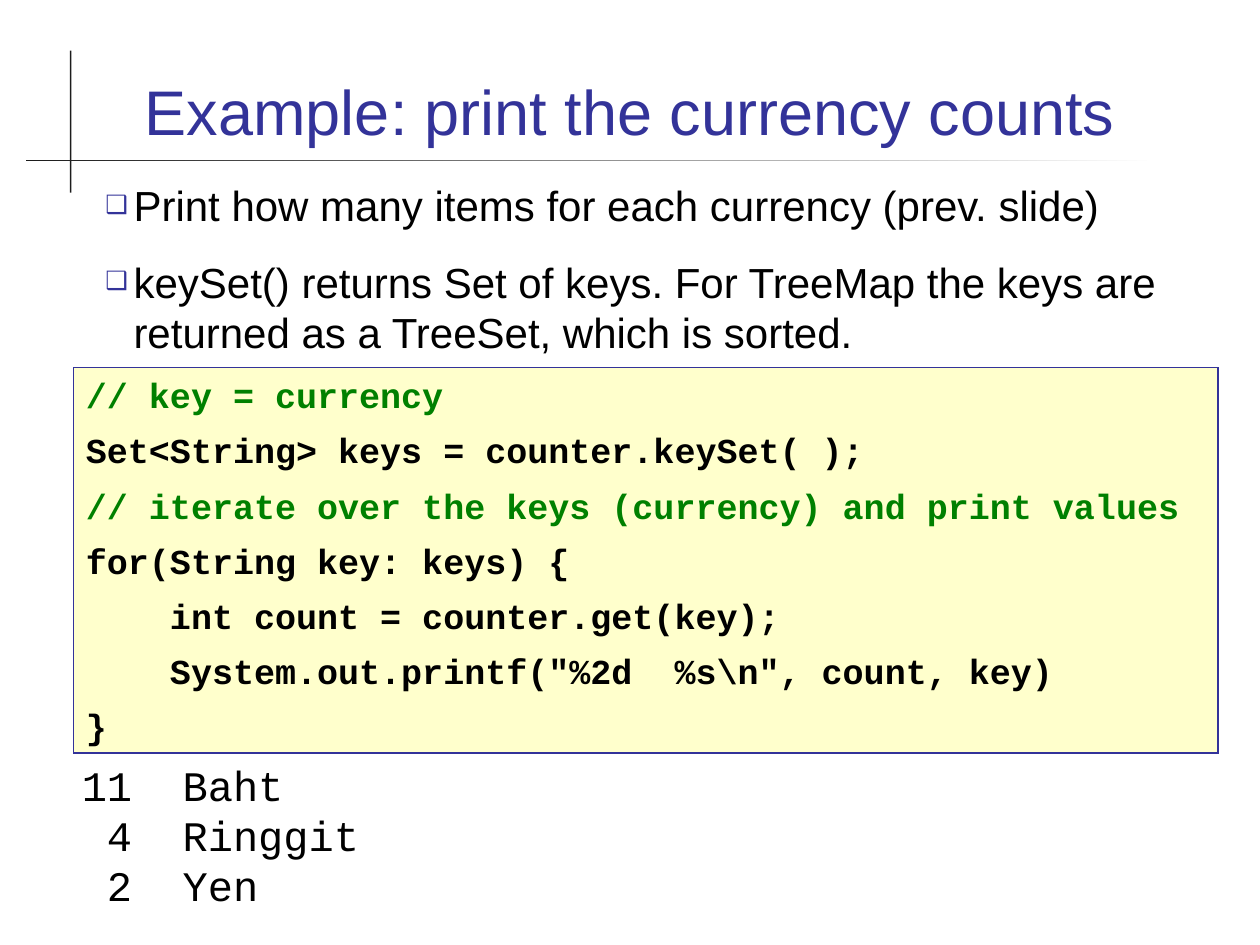
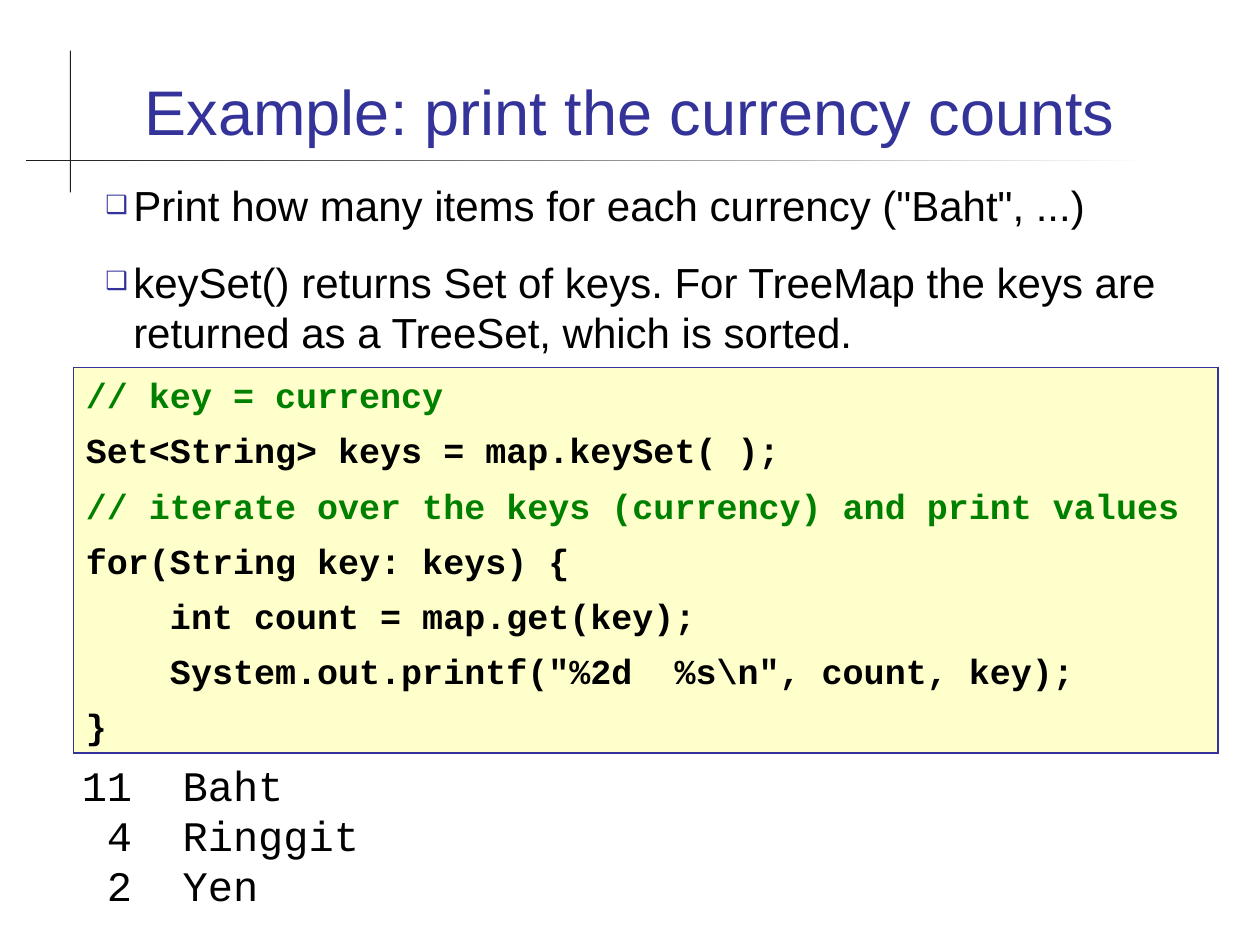
Before and after one commit to skeoop/skeoop.github.io, a slide deck: slide 11 of collections/Map.ppt. Drawn at 1260x945 pixels with LibreOffice and Linux fonts; fonts in the diff are those of the drawing. Boxes give left, top, right and bottom in pixels: in the first picture for what was removed or moved away, otherwise in the second. Text is boxed around its words. In the diff, an @@ line names an element or a change of style, - is before the commit and + after.

```diff
--- a/collections/Map.ppt
+++ b/collections/Map.ppt
@@ text at [133,190,1024,229]: text changed @@
-❑ Print how many items for each currency (prev. slide)
+❑ Print how many items for each currency ("Baht", ...)
@@ text in rectangle at [86,439,716,471]: text changed @@
-Set<String> keys = counter.keySet( );
+Set<String> keys = map.keySet( );
@@ text in rectangle at [170,604,1074,692]: text changed @@
-int count = counter.get(key);
-System.out.printf("%2d %s\n", count, key)
+int count = map.get(key);
+System.out.printf("%2d %s\n", count, key);
```
Also in this commit, not shown: 6 other slides changed, 2 slides added, 2 other files.
